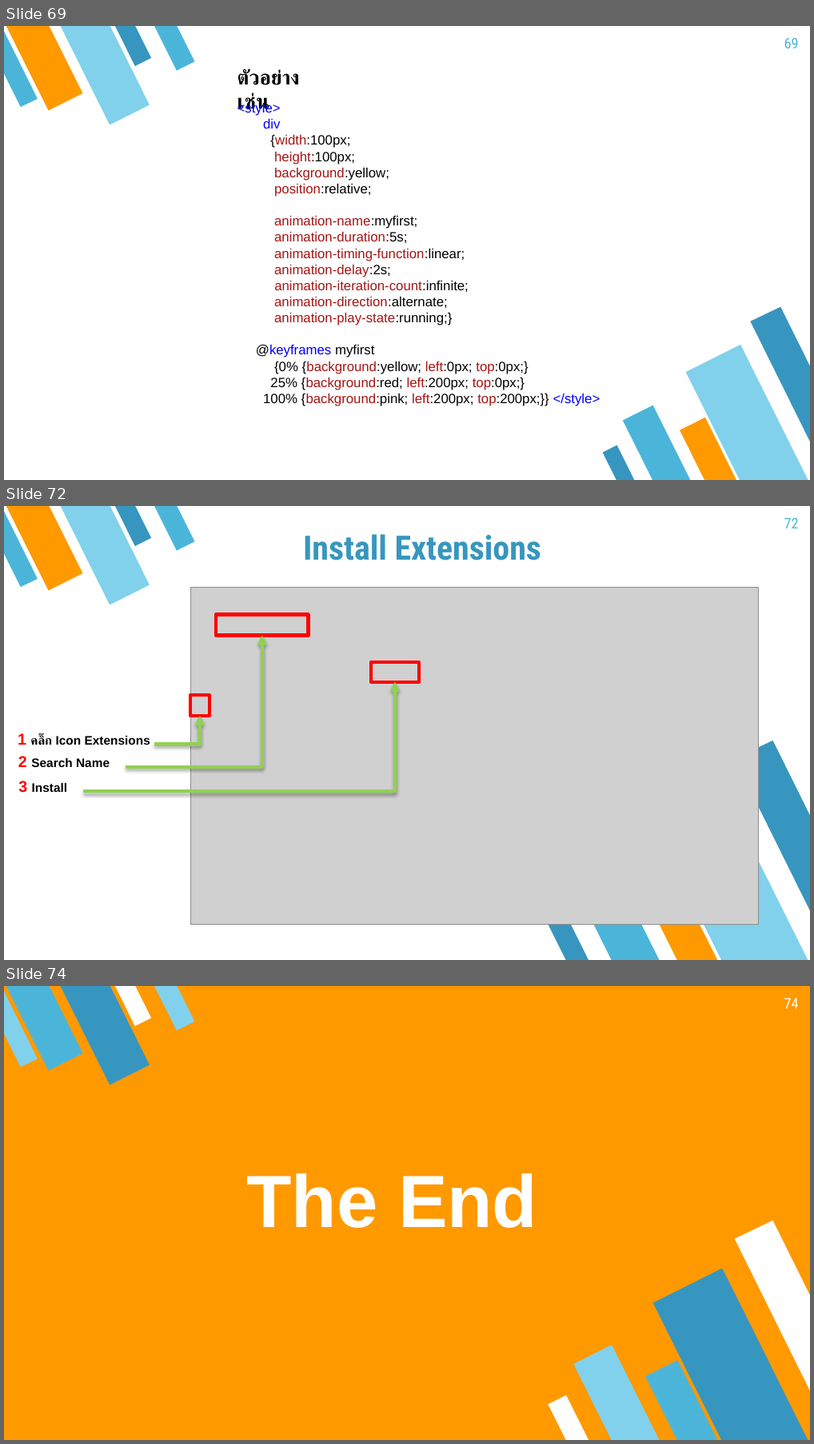
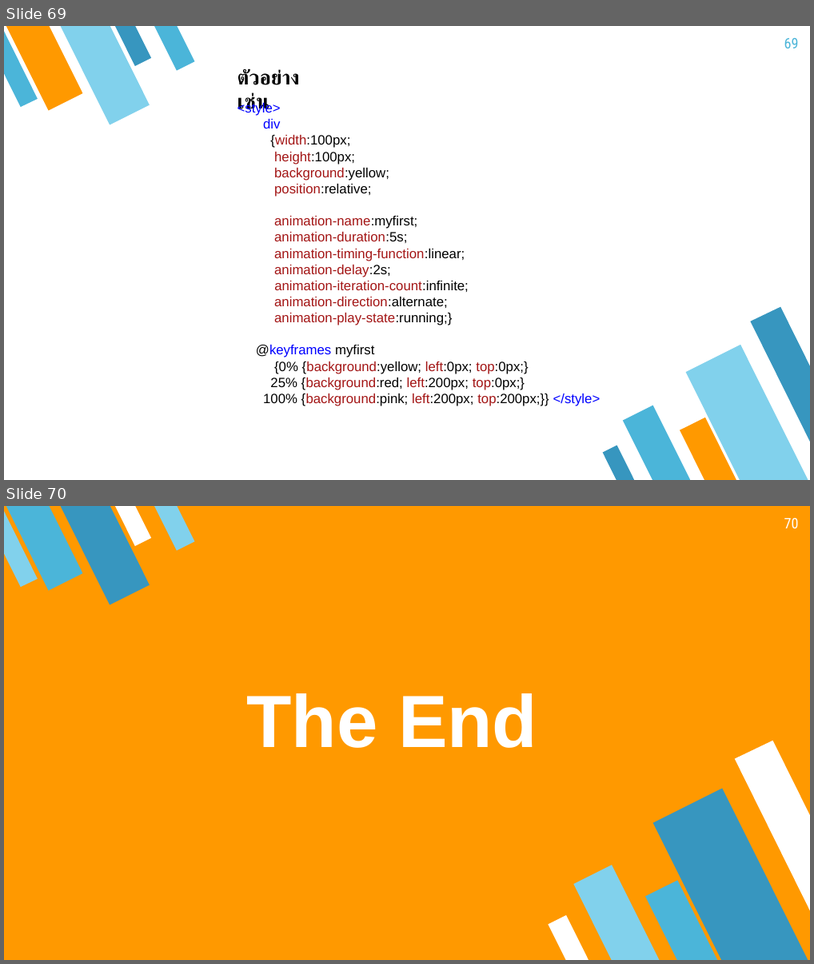
Before and after one commit to tinnakorn03/html5css3.code, a slide deck: file/CSS3.pptx. Shown one above the other, each under a label of ours: slides 69, 72 and 74 before the commit, slides 69 and 70 after it; the slides between them are not shown. The pictures are 814x1444 and 814x964 pixels, drawn with LibreOffice and Linux fonts; fonts in the diff are those of the drawing; grey boxes stand for pictures. Boxes give left, top, right and bottom in pixels: in the first picture for what was removed or moved away, otherwise in the second. Text is boxed around its words. In the diff, an @@ line names an element or a change of style, - is before the commit and + after.

```diff
--- a/file/CSS3.pptx
+++ b/file/CSS3.pptx
@@ slide 72 removed at box(4, 506, 810, 960), background #FFFFFF; not listed: 5 template elements that a slide beside it also shows @@
@@ page number removed at box(785, 518, 799, 528) @@
-72
@@ title removed at box(303, 534, 542, 560) @@
-Install Extensions
@@ picture removed at box(190, 588, 758, 924) @@
@@ rectangle removed at box(216, 615, 309, 636) @@
@@ elbow arrow removed from (126, 767) to (262, 635) @@
@@ rectangle removed at box(371, 663, 419, 682) @@
@@ elbow arrow removed from (83, 791) to (395, 682) @@
@@ rectangle removed at box(190, 695, 210, 716) @@
@@ elbow arrow removed from (154, 744) to (200, 716) @@
@@ text removed at box(18, 733, 150, 745) @@
-1 คลิ๊ก Icon Extensions
@@ group removed at box(549, 740, 810, 960): 4 flow chart manual inputs, 1 freeform shape @@
@@ text removed at box(18, 756, 110, 767) @@
-2 Search Name
@@ text removed at box(18, 780, 68, 792) @@
-3 Install
@@ what was slide 74 is now slide 70 @@
@@ page number at box(785, 518, 799, 528): text changed @@
-74
+70
```
Also in this commit, not shown: 12 slides changed, 3 other slides removed, 8 other files.
